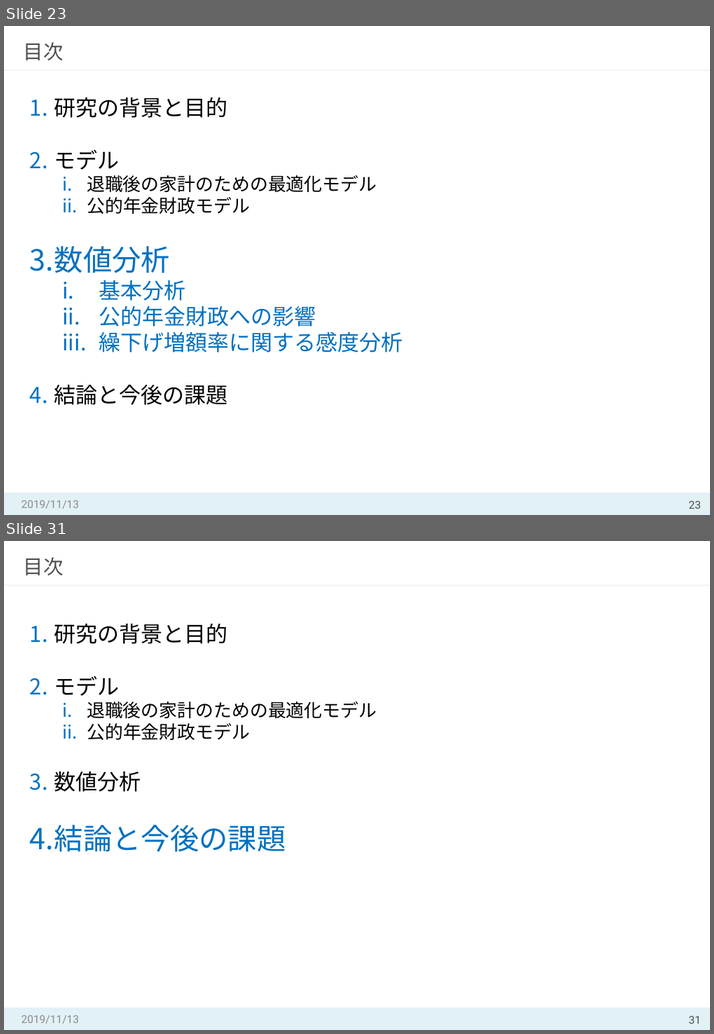
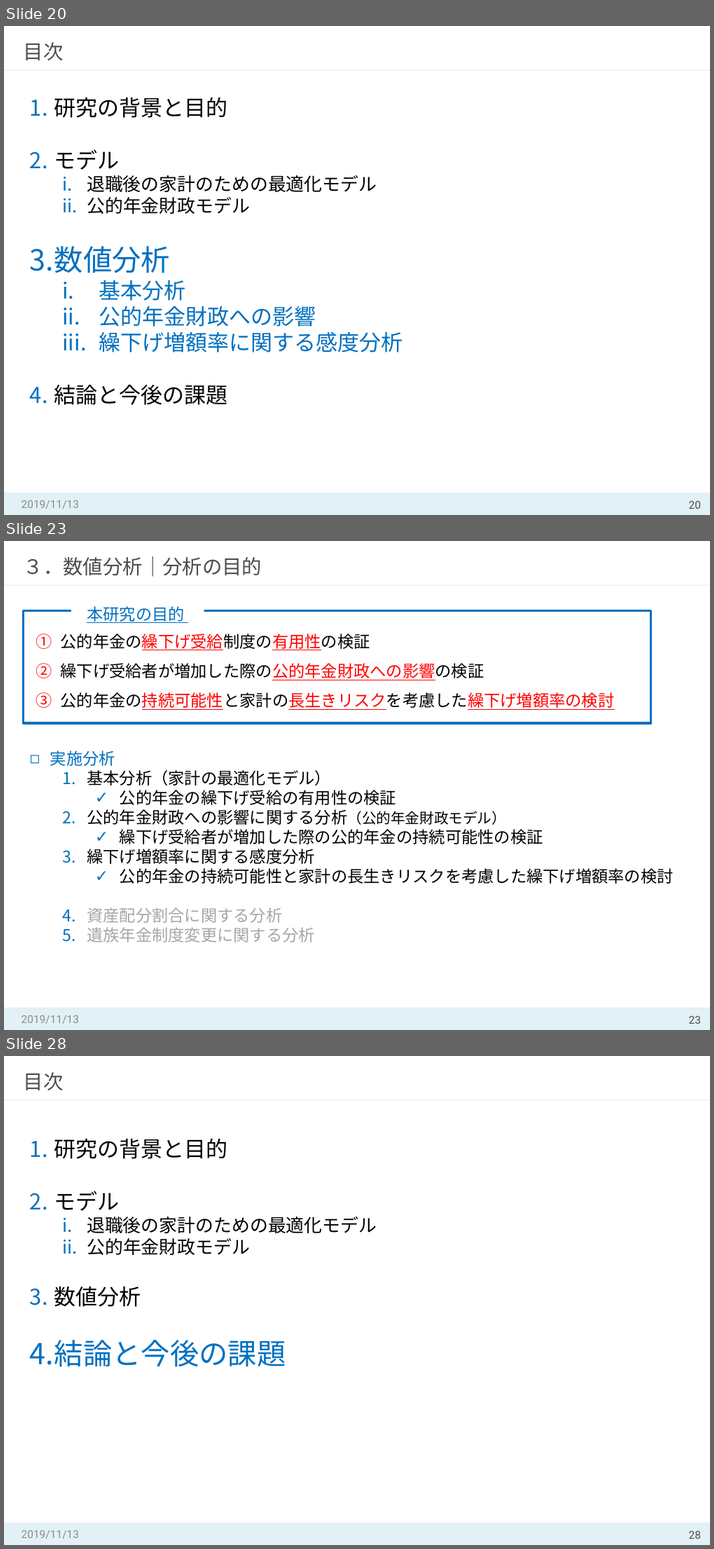
Before and after one commit to MasahiroShibahara/Open, a slide deck: Masahiro_Shibahara①.pptx. Shown one above the other, each under a label of ours: slides 23 and 31 before the commit, slides 20, 23 and 28 after it; the slides between them are not shown. The pictures are 714x1034 and 714x1549 pixels, drawn with LibreOffice and Linux fonts; fonts in the diff are those of the drawing. Boxes give left, top, right and bottom in pixels: in the first picture for what was removed or moved away, otherwise in the second. Text is boxed around its words. In the diff, an @@ line names an element or a change of style, - is before the commit and + after.

```diff
--- a/Masahiro_Shibahara①.pptx
+++ b/Masahiro_Shibahara①.pptx
@@ slide 23 added at <box>4,541,710,1030</box>, background #FFFFFF; not listed: 2 template elements that a slide beside it also shows @@
@@ title added at <box>24,556,262,577</box>, 22 pt, text #4D4D4D @@
+３．数値分析｜分析の目的
@@ rectangle added at <box>24,611,651,724</box>, outline #0070C0 2.5 pt @@
@@ text added at <box>87,606,185,623</box>, 18 pt, text #0070C0, underline @@
+本研究の目的
@@ text added at <box>61,633,614,710</box>, 18 pt, text #000000 @@
+1. 公的年金の繰下げ受給制度の有用性の検証
+2. 繰下げ受給者が増加した際の公的年金財政への影響の検証
+3. 公的年金の持続可能性と家計の長生きリスクを考慮した繰下げ増額率の検討
@@ text added at <box>50,750,673,942</box>, 18 pt, text #000000 @@
+◻ 実施分析
+  1. 基本分析（家計の最適化モデル）
+    ✓ 公的年金の繰下げ受給の有用性の検証
+  2. 公的年金財政への影響に関する分析（公的年金財政モデル）
+    ✓ 繰下げ受給者が増加した際の公的年金の持続可能性の検証
+  3. 繰下げ増額率に関する感度分析
+    ✓ 公的年金の持続可能性と家計の長生きリスクを考慮した繰下げ増額率の検討
+  4. 資産配分割合に関する分析
+  5. 遺族年金制度変更に関する分析
@@ text added at <box>22,1015,79,1023</box>, 12 pt, text #8C8C8C @@
+2019/11/13
@@ page number added at <box>689,1016,700,1023</box>, 12 pt, text #4D4D4D @@
+23
@@ what was slide 23 is now slide 20 @@
@@ page number at <box>689,501,700,508</box>: text changed @@
-23
+20
@@ what was slide 31 is now slide 28 @@
@@ page number at <box>689,1531,700,1538</box>: text changed @@
-31
+28
```
Also in this commit, not shown: 24 slides changed, 3 other slides added, 1 slide removed.
